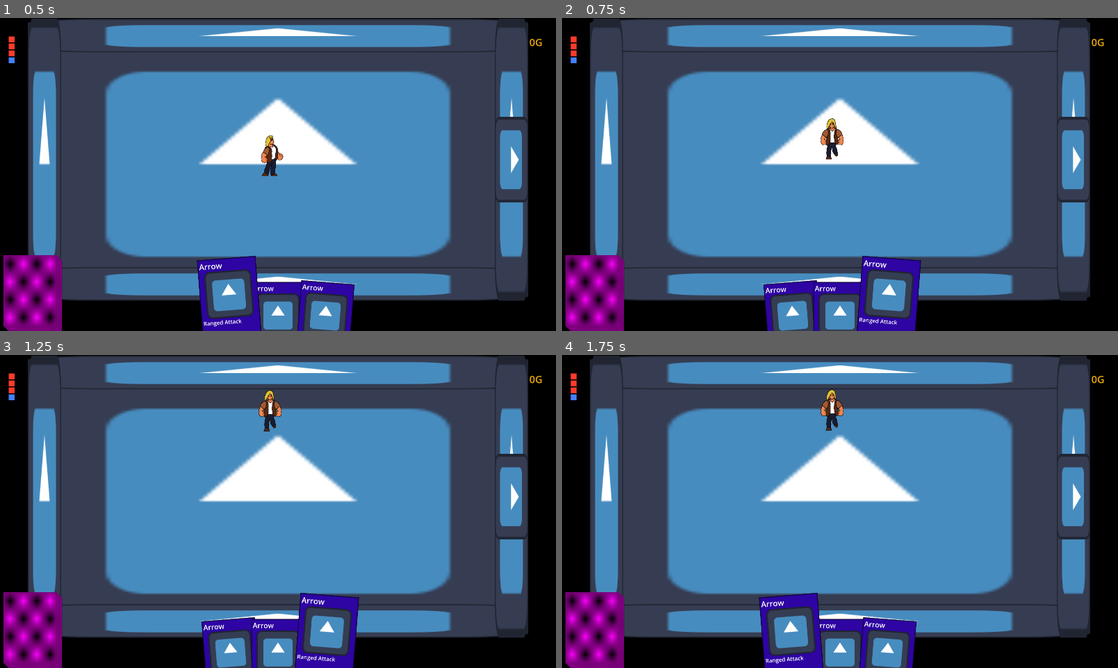
Above: before the commit, frames 1-4 (two rows, left to right).
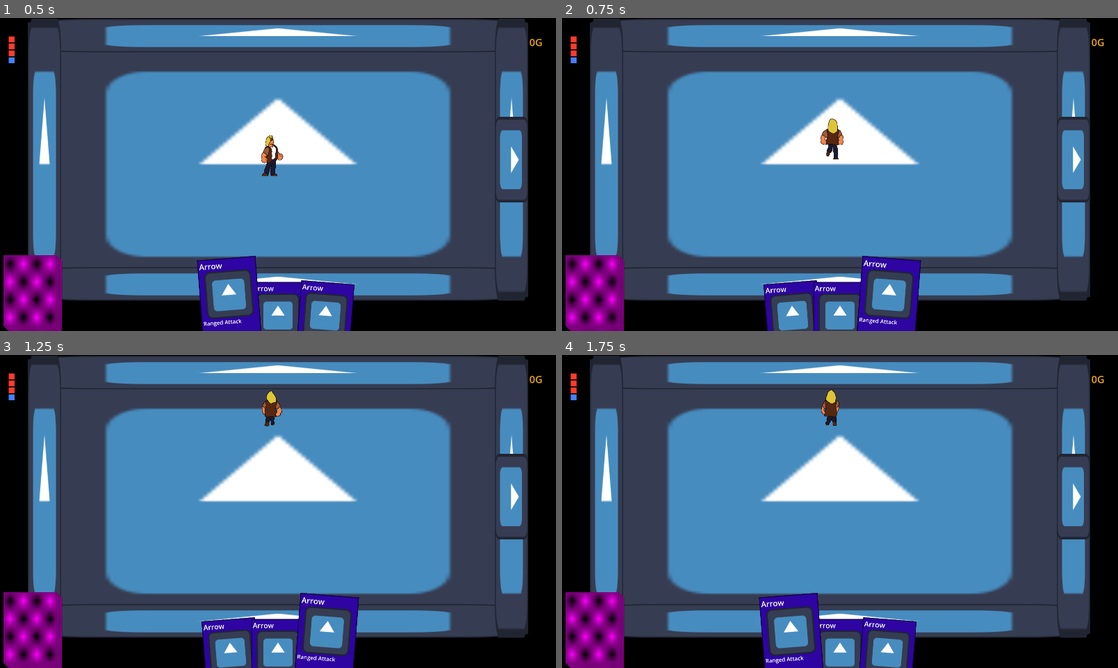
Above: after the commit, the same moments.

Repository: MamaDespik/GGJ-1
Game: Godot game, scene res://game.tscn
The game is run twice, just before and just after one commit, with the same random seed, the same clock (stepped at 60 frames per second) and the same inputs. The engine's default icon, where the game draws it, is replaced by a stand-in: a white triangle on a blue panel in a dark square. Sound files missing from this copy of the repository are replaced by a short silence.
Inputs (mouse positions are in pixels of both pictures, inside the frame that each line leads up to):
- Up to frame 1 (0.5 s): no input
- Up to frame 2 (0.75 s): move the mouse to (867, 174) at 0.52 s; hold W (move_up) from 0.53 s (still down); hold Mouse wheel up (change_highlight_left) from 0.53 s (still down)
- Up to frame 3 (1.25 s): keep holding W (move_up); keep holding Mouse wheel up (change_highlight_left)
- Up to frame 4 (1.75 s): keep holding W (move_up); move the mouse to (812, 511) at 1.27 s; release Mouse wheel up (change_highlight_left) at 1.28 s; tap Mouse wheel down (change_highlight_right) at 1.35 s

Frame 1 is identical in both runs. In frame 2, 0.2% of the frame differs, in the area x 46-51%, y 32-46%; in frame 3, 0.2%; in frame 4, 0.2%, in the area x 46-51%, y 10-25%.

Commit message:
Walking Up and Dying Animations

Diff:
--- a/godovelopment-game-jam-1/Player/player.tscn
+++ b/godovelopment-game-jam-1/Player/player.tscn
@@ -20,6 +20,18 @@
 [ext_resource type="Texture2D" uid="uid://b4k8vbcw2awjs" path="res://Assets/Player/walking_down4.png" id="16_gpjlu"]
 [ext_resource type="Texture2D" uid="uid://wuv2mqrnet27" path="res://Assets/Player/walking_sideways3.png" id="16_o28un"]
 [ext_resource type="Texture2D" uid="uid://degx5ar6ph8ki" path="res://Assets/Player/walking_sideways4.png" id="17_n471f"]
+[ext_resource type="Texture2D" uid="uid://d2fg8v2ja02nj" path="res://Assets/Player/walking_up1.png" id="21_8mwp6"]
+[ext_resource type="Texture2D" uid="uid://cebk4gj8lp280" path="res://Assets/Player/walking_up2.png" id="22_qemgg"]
+[ext_resource type="Texture2D" uid="uid://d06sqsjdbyons" path="res://Assets/Player/walking_up3.png" id="23_8viyr"]
+[ext_resource type="Texture2D" uid="uid://cdtxgaiofvox1" path="res://Assets/Player/walking_up4.png" id="24_sm0op"]
+[ext_resource type="Texture2D" uid="uid://c38khhyruwh1i" path="res://Assets/Player/dying1.png" id="25_m0h3t"]
+[ext_resource type="Texture2D" uid="uid://b4nt4d4jx32af" path="res://Assets/Player/dying2.png" id="26_i4o1l"]
+[ext_resource type="Texture2D" uid="uid://1l30n6b5q56q" path="res://Assets/Player/dying3.png" id="27_j2n6q"]
+[ext_resource type="Texture2D" uid="uid://odgw0ecgb6dr" path="res://Assets/Player/dying4.png" id="28_c6x0f"]
+[ext_resource type="Texture2D" uid="uid://dm4a88cth4sd7" path="res://Assets/Player/dying5.png" id="29_jp1hh"]
+[ext_resource type="Texture2D" uid="uid://cru4eee3oa048" path="res://Assets/Player/dying6.png" id="30_qs4pp"]
+[ext_resource type="Texture2D" uid="uid://bymok054i44g6" path="res://Assets/Player/dying7.png" id="31_iyprq"]
+[ext_resource type="Texture2D" uid="uid://4bstngi8gjjo" path="res://Assets/Player/dying8.png" id="32_f4lon"]
 
 [sub_resource type="Resource" id="Resource_d6c5j"]
 script = ExtResource("2_45c3k")
@@ -107,10 +119,43 @@
 
 [sub_resource type="Animation" id="Animation_x3vf3"]
 resource_name = "walk_up"
+length = 0.8
+loop_mode = 1
+step = 0.2
+tracks/0/type = "value"
+tracks/0/imported = false
+tracks/0/enabled = true
+tracks/0/path = NodePath("Sprite2D:texture")
+tracks/0/interp = 1
+tracks/0/loop_wrap = true
+tracks/0/keys = {
+"times": PackedFloat32Array(0, 0.2, 0.4, 0.6),
+"transitions": PackedFloat32Array(1, 1, 1, 1),
+"update": 1,
+"values": [ExtResource("21_8mwp6"), ExtResource("22_qemgg"), ExtResource("23_8viyr"), ExtResource("24_sm0op")]
+}
+
+[sub_resource type="Animation" id="Animation_8ynux"]
+resource_name = "dying"
+length = 2.0
+step = 0.25
+tracks/0/type = "value"
+tracks/0/imported = false
+tracks/0/enabled = true
+tracks/0/path = NodePath("Sprite2D:texture")
+tracks/0/interp = 1
+tracks/0/loop_wrap = true
+tracks/0/keys = {
+"times": PackedFloat32Array(0, 0.25, 0.5, 0.75, 1, 1.25, 1.5, 1.75, 2),
+"transitions": PackedFloat32Array(1, 1, 1, 1, 1, 1, 1, 1, 1),
+"update": 1,
+"values": [ExtResource("12_p5o4e"), ExtResource("25_m0h3t"), ExtResource("26_i4o1l"), ExtResource("27_j2n6q"), ExtResource("28_c6x0f"), ExtResource("29_jp1hh"), ExtResource("30_qs4pp"), ExtResource("31_iyprq"), ExtResource("32_f4lon")]
+}
 
 [sub_resource type="AnimationLibrary" id="AnimationLibrary_x3vf3"]
 _data = {
 &"RESET": SubResource("Animation_dkpta"),
+&"dying": SubResource("Animation_8ynux"),
 &"idle": SubResource("Animation_vtle1"),
 &"walk_down": SubResource("Animation_apopc"),
 &"walk_sideways": SubResource("Animation_p5o4e"),
@@ -147,6 +192,7 @@
 current_shield = 1
 
 [node name="HurtBox" parent="." instance=ExtResource("5_00tjw")]
+visible = false
 hurtbox_type = "Player"
 
 [node name="CollisionShape2D" parent="HurtBox/Area2D" index="0"]
--- a/godovelopment-game-jam-1/StateMachine/PlayerStates/dying_player_state.gd
+++ b/godovelopment-game-jam-1/StateMachine/PlayerStates/dying_player_state.gd
@@ -5,7 +5,7 @@
 
 func enter():
 	player_parent = parent
-	print("Player Died")
+	player_parent.start_animation("dying")
 	player_parent.stop_invincibility()
 	player_parent.hurt_box.set_deferred("enabled", false)
 	#TODO
Binary file added: godovelopment-game-jam-1/Assets/Player/dying.aseprite
Binary file added: godovelopment-game-jam-1/Assets/Player/dying1.png
Not shown, added: godovelopment-game-jam-1/Assets/Player/dying1.png.import
Binary file added: godovelopment-game-jam-1/Assets/Player/dying2.png
Not shown, added: godovelopment-game-jam-1/Assets/Player/dying2.png.import
Binary file added: godovelopment-game-jam-1/Assets/Player/dying3.png
Not shown, added: godovelopment-game-jam-1/Assets/Player/dying3.png.import
Binary file added: godovelopment-game-jam-1/Assets/Player/dying4.png
Not shown, added: godovelopment-game-jam-1/Assets/Player/dying4.png.import
Binary file added: godovelopment-game-jam-1/Assets/Player/dying5.png
Not shown, added: godovelopment-game-jam-1/Assets/Player/dying5.png.import
Binary file added: godovelopment-game-jam-1/Assets/Player/dying6.png
(and 18 more such lines)
